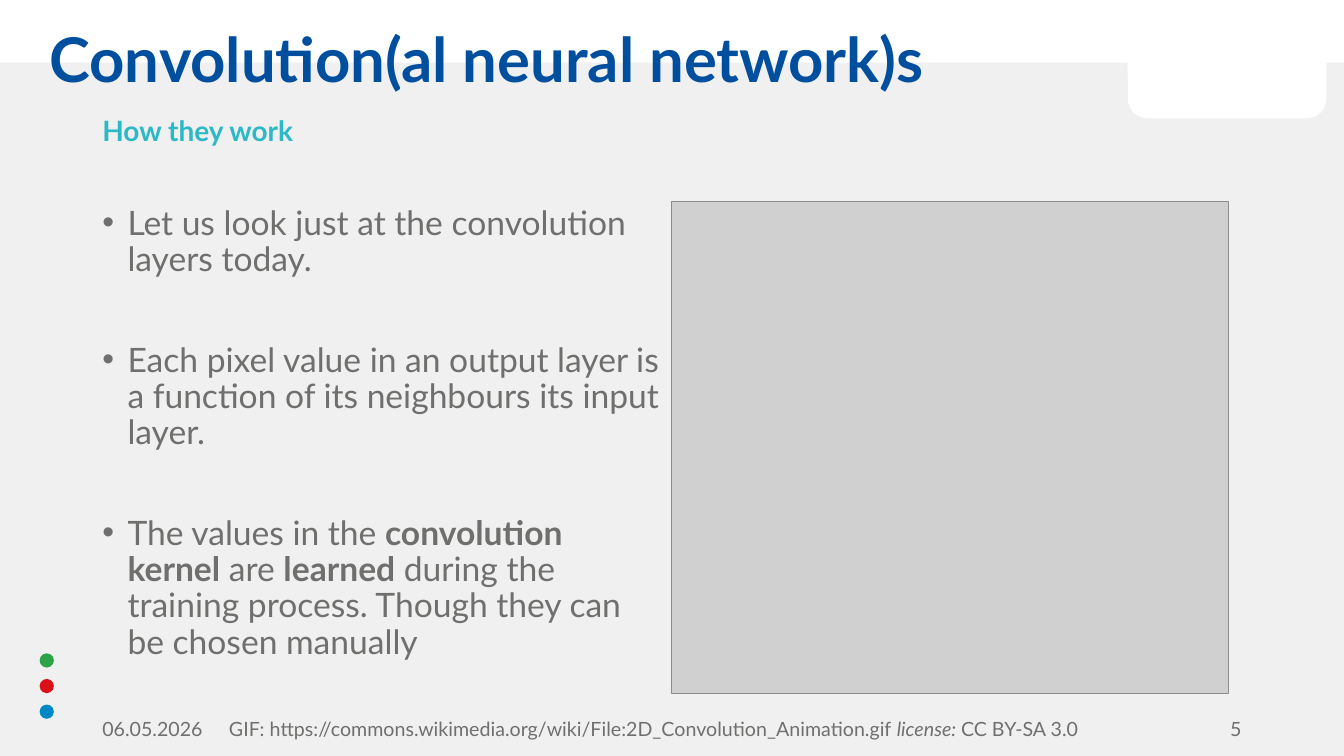
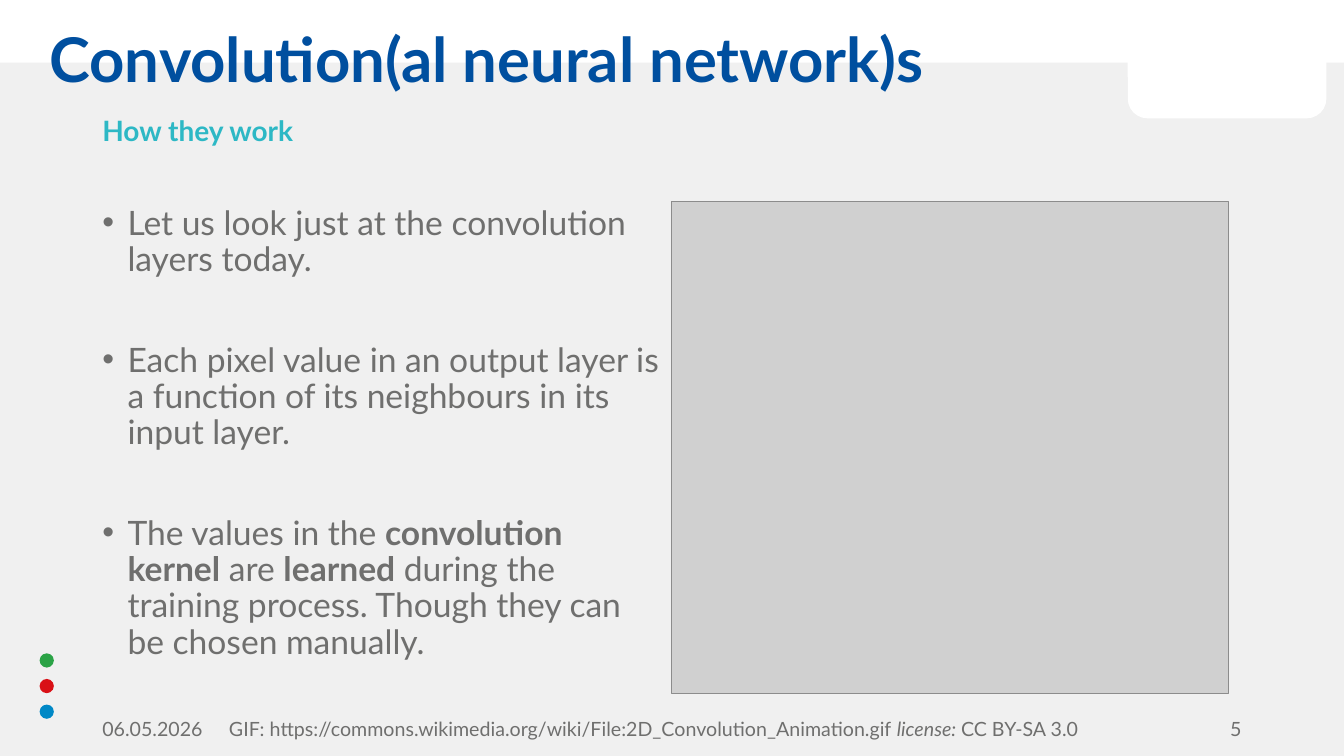
Before and after one commit to KenoPecht-Public/Neural-Networks-an-exemplary-introduction, a slide deck: slide 5 of Presentation.pptx. Drawn at 1344x756 pixels with LibreOffice and Linux fonts; fonts in the diff are those of the drawing; grey boxes stand for pictures; background and template pictures are left out. Boxes give left, top, right and bottom in pixels: in the first picture for what was removed or moved away, otherwise in the second. Text is boxed around its words. In the diff, an @@ line names an element or a change of style, - is before the commit and + after.

```diff
--- a/Presentation.pptx
+++ b/Presentation.pptx
@@ text at box(128, 347, 659, 660): text changed @@
-• Each pixel value in an output layer is a function of its neighbours its input layer.
-• The values in the convolution kernel are learned during the training process. Though they can be chosen manually
+• Each pixel value in an output layer is a function of its neighbours in its input layer.
+• The values in the convolution kernel are learned during the training process. Though they can be chosen manually.
```
Also in this commit, not shown: 5 other slides changed.
